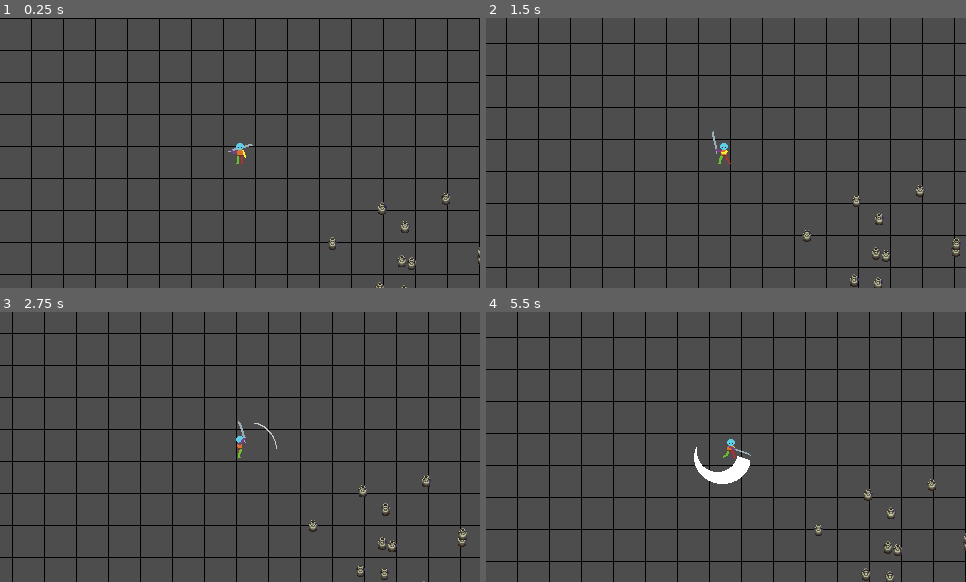
Above: before the commit, frames 1-4 (two rows, left to right).
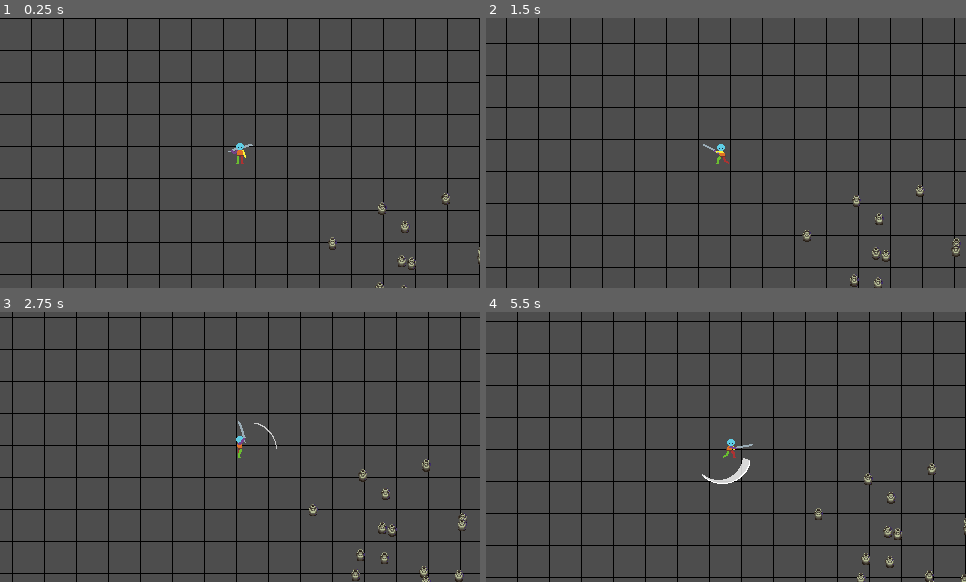
Above: after the commit, the same moments.

Repository: snowfrogdev/game-off-2024
Game: Godot game, scene res://main.tscn
Two runs of this game, one before a commit and one after it. Both use one fixed random seed, a clock stepped at 60 frames per second and the inputs below.
Inputs (mouse positions are in pixels of both pictures, inside the frame that each line leads up to):
- Up to frame 1 (0.25 s): no input
- Up to frame 2 (1.5 s): tap Enter at 0.5 s; move the mouse to (831, 139) at 0.52 s; hold D (Move Right) 0.53-1.28 s; click (831, 139) at 0.6 s; move the mouse to (630, 166) at 1.27 s; hold S (Move Down) from 1.28 s (still down); click (630, 166) at 1.35 s
- Up to frame 3 (2.75 s): move the mouse to (288, 387) at 2.02 s; release S (Move Down) at 2.03 s; hold D (Move Right) from 2.03 s (still down); click (288, 387) at 2.1 s
- Up to frame 4 (5.5 s): move the mouse to (702, 501) at 2.77 s; release D (Move Right) at 2.78 s; hold W (Move Up) 2.78-3.53 s; click (702, 501) at 2.85 s; move the mouse to (870, 487) at 3.52 s; hold A (Move Left) 3.53-5.03 s; click (870, 487) at 3.6 s; move the mouse to (582, 406) at 4.27 s; click (582, 406) at 4.35 s; move the mouse to (750, 447) at 5.02 s; hold S (Move Down) from 5.03 s (still down); click (750, 447) at 5.1 s

The runs differ from the first frame. In frame 1, less than 0.1% of the frame differs, in the area x 99-100%, y 87-89%; in frame 2, 0.2%; in frame 3, 7.1%; in frame 4, 7.5%, in the area x 0-100%, y 3-100%.

Commit message:
Adjust animation durations and refine sword attack area positions

Diff:
--- a/main.tscn
+++ b/main.tscn
@@ -341,16 +341,16 @@
 [sub_resource type="SpriteFrames" id="SpriteFrames_gotu8"]
 animations = [{
 "frames": [{
-"duration": 1.0,
+"duration": 0.6,
 "texture": SubResource("AtlasTexture_b634q")
 }, {
-"duration": 1.0,
+"duration": 0.6,
 "texture": SubResource("AtlasTexture_olb1d")
 }, {
-"duration": 1.0,
+"duration": 0.6,
 "texture": SubResource("AtlasTexture_tpjst")
 }, {
-"duration": 1.0,
+"duration": 0.6,
 "texture": SubResource("AtlasTexture_cj5qq")
 }, {
 "duration": 1.0,
@@ -645,16 +645,16 @@
 size = Vector2(12, 4)
 
 [sub_resource type="RectangleShape2D" id="RectangleShape2D_nfm44"]
-size = Vector2(58, 28)
+size = Vector2(58, 45)
 
 [sub_resource type="RectangleShape2D" id="RectangleShape2D_arl28"]
-size = Vector2(29, 58)
+size = Vector2(40, 59)
 
 [sub_resource type="RectangleShape2D" id="RectangleShape2D_yey48"]
-size = Vector2(29, 58)
+size = Vector2(40.5, 59)
 
 [sub_resource type="RectangleShape2D" id="RectangleShape2D_g12yh"]
-size = Vector2(58, 28)
+size = Vector2(60, 41)
 
 [node name="Node2D" type="Node2D"]
 y_sort_enabled = true
@@ -684,32 +684,33 @@
 [node name="SwordAttackDownArea" type="Area2D" parent="CharacterBody2D/AttackAreas" groups=["Sword"]]
 
 [node name="CollisionShape2D" type="CollisionShape2D" parent="CharacterBody2D/AttackAreas/SwordAttackDownArea"]
-position = Vector2(-4, 25)
+position = Vector2(-4, 16.5)
 shape = SubResource("RectangleShape2D_nfm44")
 disabled = true
 
 [node name="SwordAttackLeftArea" type="Area2D" parent="CharacterBody2D/AttackAreas" groups=["Sword"]]
 
 [node name="CollisionShape2D" type="CollisionShape2D" parent="CharacterBody2D/AttackAreas/SwordAttackLeftArea"]
-position = Vector2(-23.5, 4)
+position = Vector2(-18, 3.5)
 shape = SubResource("RectangleShape2D_arl28")
 disabled = true
 
 [node name="SwordAttackRightArea" type="Area2D" parent="CharacterBody2D/AttackAreas" groups=["Sword"]]
 
 [node name="CollisionShape2D" type="CollisionShape2D" parent="CharacterBody2D/AttackAreas/SwordAttackRightArea"]
-position = Vector2(24, 4)
+position = Vector2(18.25, 3.5)
 shape = SubResource("RectangleShape2D_yey48")
 disabled = true
 
 [node name="SwordAttackUpArea" type="Area2D" parent="CharacterBody2D/AttackAreas" groups=["Sword"]]
 
 [node name="CollisionShape2D" type="CollisionShape2D" parent="CharacterBody2D/AttackAreas/SwordAttackUpArea"]
-position = Vector2(4, -24)
+position = Vector2(3, -17.5)
 shape = SubResource("RectangleShape2D_g12yh")
 disabled = true
 
 [node name="PotSpawner" type="Node2D" parent="."]
+y_sort_enabled = true
 position = Vector2(194, 134)
 script = ExtResource("16_11vu7")
 pot_scene = ExtResource("16_n3b3b")
